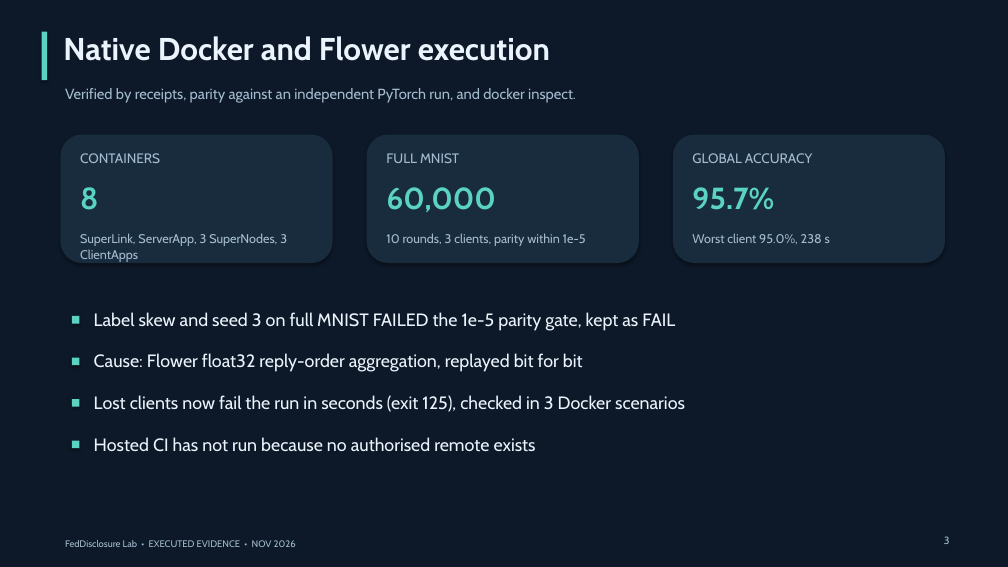
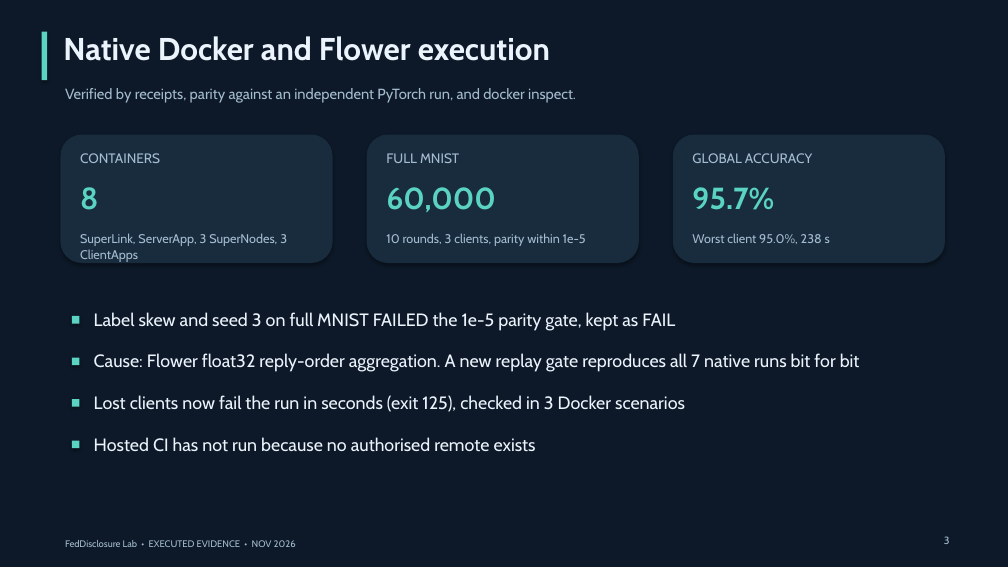
Before and after one commit to ahmedjawedaj/feddisclosure-lab, a slide deck: slide 3 of reports/faculty-briefing-v0.14.0.pptx. Drawn at 1008x567 pixels with LibreOffice and Linux fonts; fonts in the diff are those of the drawing. Boxes give left, top, right and bottom in pixels: in the first picture for what was removed or moved away, otherwise in the second. Text is boxed around its words. In the diff, an @@ line names an element or a change of style, - is before the commit and + after.

Commit message:
v0.14 remaining items: update-inversion views, multi-round SecAgg+ percentile rule, float32 replay gate, 64-shadow LiRA on Digits and MNIST
Adds an observation-model comparison (plaintext, SecAgg+ aggregate with upstream
quantiser arithmetic, n-1 collusion, Opacus DP) with 10 seeds, a Monte Carlo
acceptance rule for two-round SecAgg+ error, a float32 replay gate beside the
unchanged float64 gate (7 of 7 pass, float64 still 5 of 7), LiRA with 64 shadows
and 16 targets on two datasets (corrects the earlier 24-shadow understatement at
epsilon 6 to 8), a static workflow check, MNIST file provenance, docs, dashboard
and deck. Hosted CI remains BLOCKED, MNIST licence remains unresolved.

```diff
--- a/reports/faculty-briefing-v0.14.0.pptx
+++ b/reports/faculty-briefing-v0.14.0.pptx
@@ text at [94, 353, 860, 372]: text changed @@
-Cause: Flower float32 reply-order aggregation, replayed bit for bit
+Cause: Flower float32 reply-order aggregation. A new replay gate reproduces all 7 native runs bit for bit
```
Also in this commit, not shown: 5 other slides changed, 1 slide added, 43 other files.
